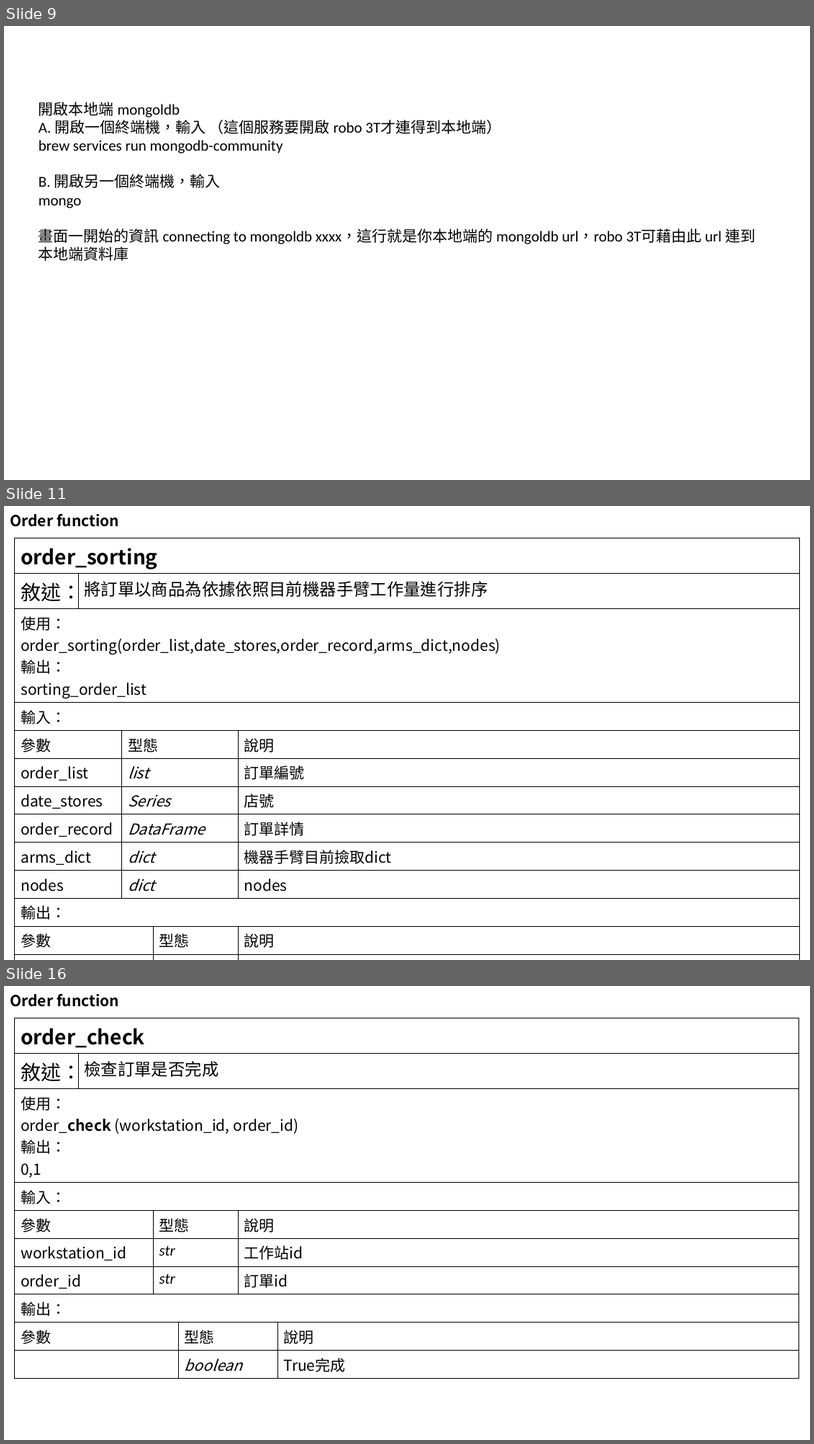
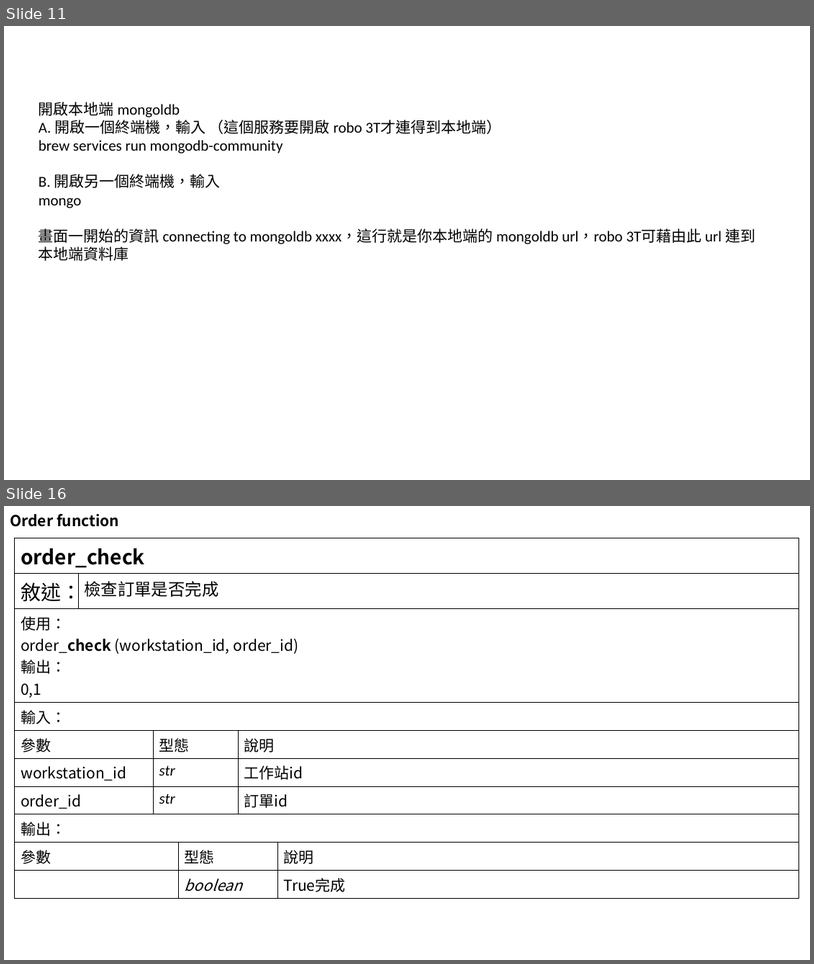
Before and after one commit to ethan1226/asrs_ofai, a slide deck: flowchart.pptx. Shown one above the other, each under a label of ours: slides 9, 11 and 16 before the commit, slides 11 and 16 after it; the slides between them are not shown. The pictures are 814x1444 and 814x964 pixels, drawn with LibreOffice and Linux fonts; fonts in the diff are those of the drawing. Boxes give left, top, right and bottom in pixels: in the first picture for what was removed or moved away, otherwise in the second. Text is boxed around its words. In the diff, an @@ line names an element or a change of style, - is before the commit and + after.

Commit message:
更新function說明

```diff
--- a/flowchart.pptx
+++ b/flowchart.pptx
@@ slide 11 removed at [4, 506, 810, 960], background #FFFFFF @@
@@ title removed at [10, 514, 119, 527] @@
-Order function
@@ table removed at [15, 538, 800, 950], 13 rows, 5 columns @@
-order_sorting |  |  |  | 
-敘述： | 將訂單以商品為依據依照目前機器手臂工作量進行排序 |  |  | 
-使用： / order_sorting(order_list,date_stores,order_record,arms_dict,nodes) / 輸出： / sorting_order_list |  |  |  | 
-輸入： |  |  |  | 
-參數 |  | 型態 |  | 說明
-order_list |  | list |  | 訂單編號
-date_stores |  | Series |  | 店號
-order_record |  | DataFrame |  | 訂單詳情
-arms_dict |  | dict |  | 機器手臂目前撿取dict
-nodes |  | dict |  | nodes
-輸出： |  |  |  | 
-參數 |  |  | 型態 | 說明
-sorting_order_list |  |  | list | 排序後訂單編號
@@ what was slide 9 is now slide 11 @@
```
Also in this commit, not shown: 11 slides changed, 16 slides added, 3 other slides removed.
